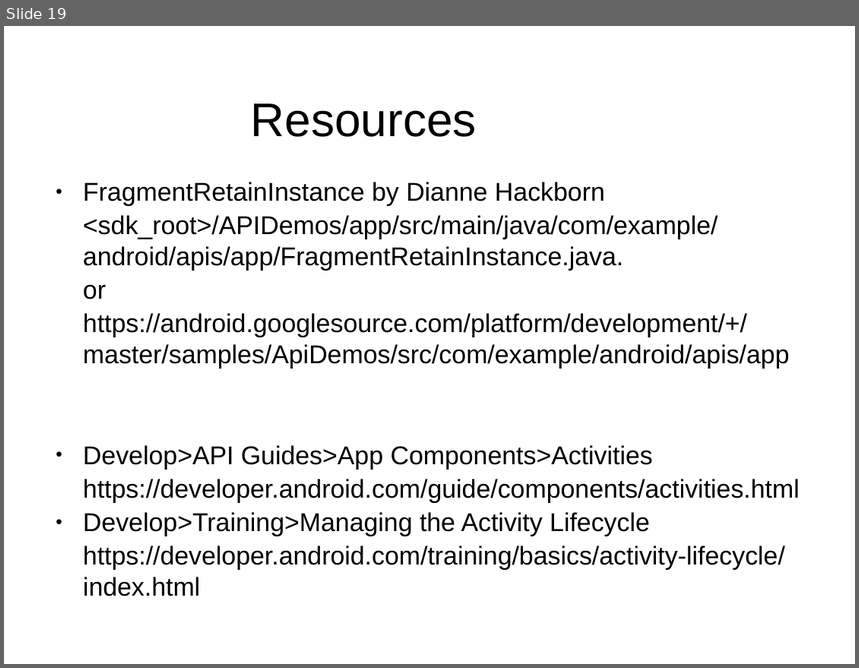
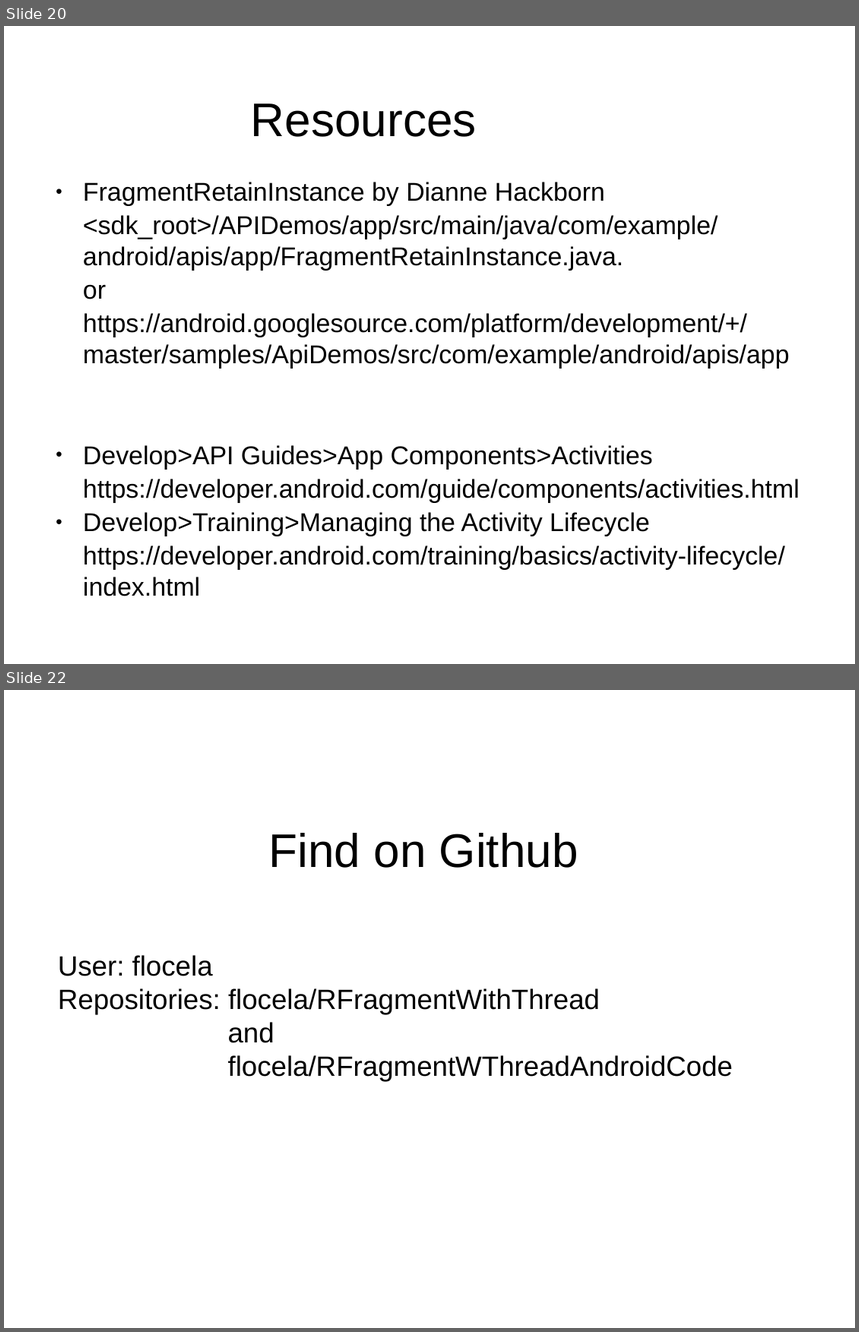
Before and after one commit to flocela/RFragmentWithThread, a slide deck: RFragmentWithThread.odp. Shown one above the other, each under a label of ours: slide 19 before the commit, slides 20 and 22 after it; the slides between them are not shown. The pictures are 859x668 and 859x1332 pixels, drawn with LibreOffice and Linux fonts; fonts in the diff are those of the drawing. Boxes give left, top, right and bottom in pixels: in the first picture for what was removed or moved away, otherwise in the second. Text is boxed around its words. In the diff, an @@ line names an element or a change of style, - is before the commit and + after.

```diff
--- a/RFragmentWithThread.odp
+++ b/RFragmentWithThread.odp
@@ slide 22 added at (4, 690, 855, 1328), background #FFFFFF @@
@@ title added at (269, 833, 579, 868), 44 pt, text #000000 @@
+Find on Github
@@ text added at (58, 955, 734, 1082), 26 pt, text #000000 @@
+User: flocela
+Repositories: flocela/RFragmentWithThread
+and
+flocela/RFragmentWThreadAndroidCode
@@ what was slide 19 is now slide 20 @@
```
Also in this commit, not shown: 2 slides changed, 2 other slides added, 1 slide removed, 1 other file.
